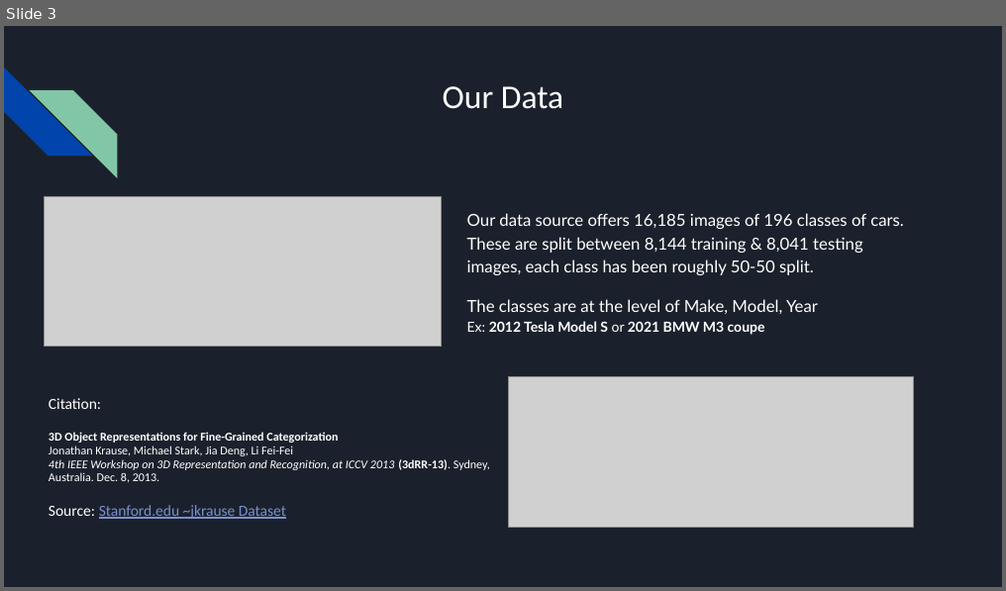
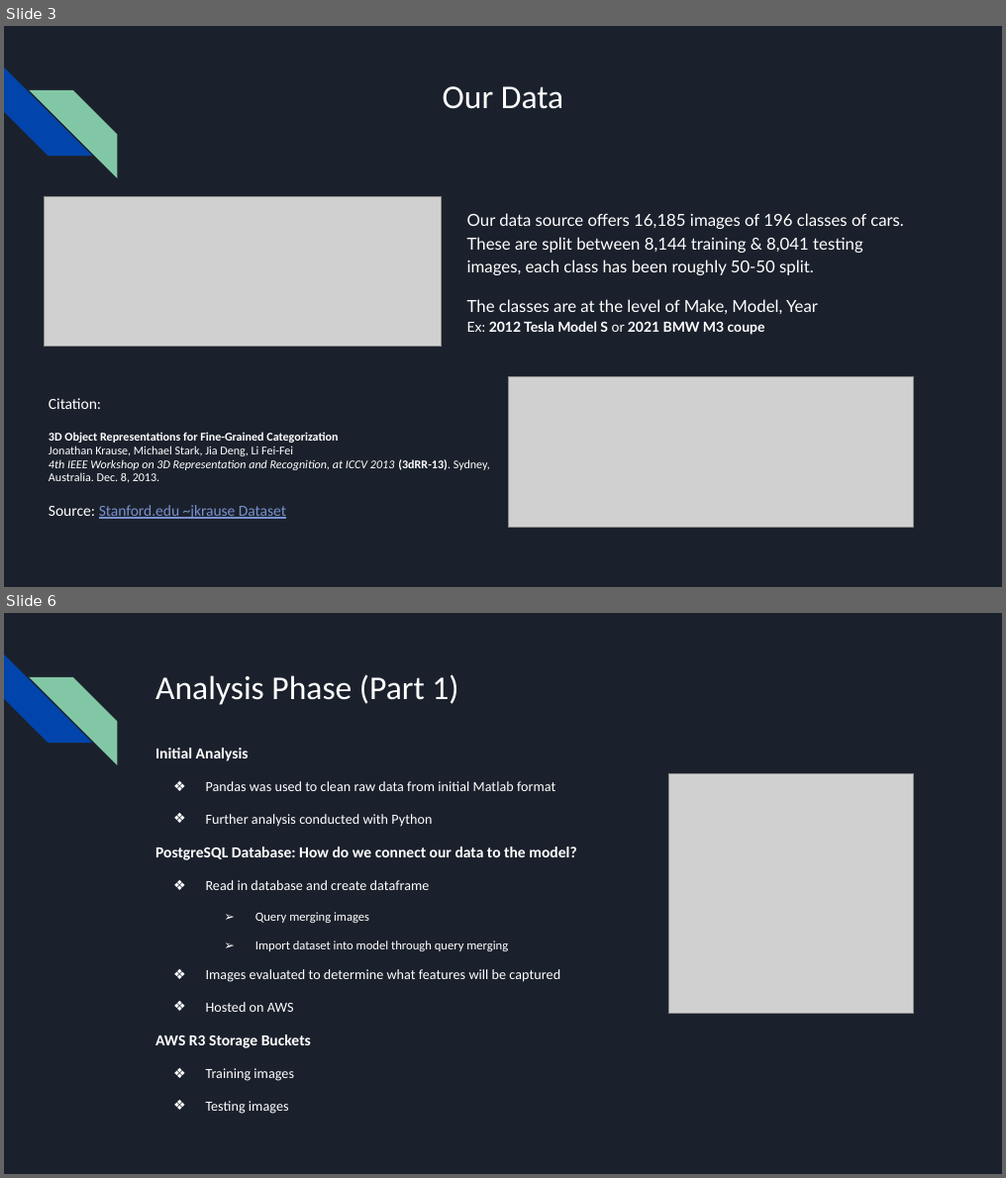
Before and after one commit to jillibus/Vechicle-Identification, a slide deck: Vehicle Identification Draft.pptx. Shown one above the other, each under a label of ours: slide 3 before the commit, slides 3 and 6 after it; the slides between them are not shown. The pictures are 1006x591 and 1006x1178 pixels, drawn with LibreOffice and Linux fonts; fonts in the diff are those of the drawing; grey boxes stand for pictures. Boxes give left, top, right and bottom in pixels: in the first picture for what was removed or moved away, otherwise in the second. Text is boxed around its words. In the diff, an @@ line names an element or a change of style, - is before the commit and + after.

```diff
--- a/Vehicle Identification Draft.pptx
+++ b/Vehicle Identification Draft.pptx
@@ slide 6 added at bbox=[4, 613, 1002, 1174], background #1B212C; not listed: 2 template elements that a slide beside it also shows @@
@@ title added at bbox=[155, 674, 458, 705], 24 pt, text #FFFFFF @@
+Analysis Phase (Part 1)
@@ text added at bbox=[155, 748, 576, 1049], 10.1 pt, text #FFFFFF @@
+Initial Analysis
+❖ Pandas was used to clean raw data from initial Matlab format
+❖ Further analysis conducted with Python
+PostgreSQL Database: How do we connect our data to the model?
+❖ Read in database and create dataframe
+  ➢ Query merging images
+  ➢ Import dataset into model through query merging
+❖ Images evaluated to determine what features will be captured
+❖ Hosted on AWS
+AWS R3 Storage Buckets
+❖ Training images
+❖ Testing images
@@ picture added at bbox=[668, 773, 913, 1014] @@
```
Also in this commit, not shown: 3 slides changed, 3 other slides added, 3 slides removed.
